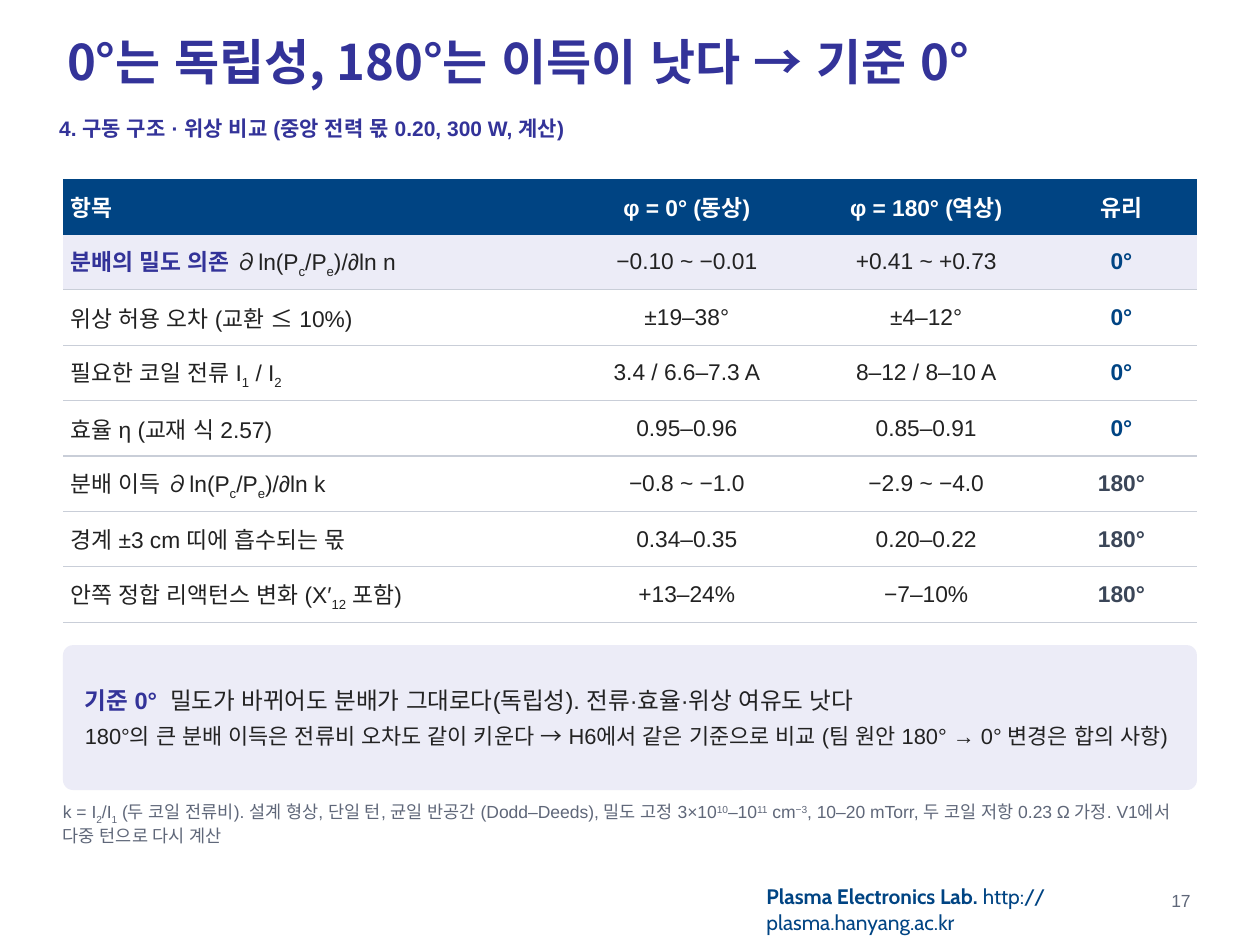
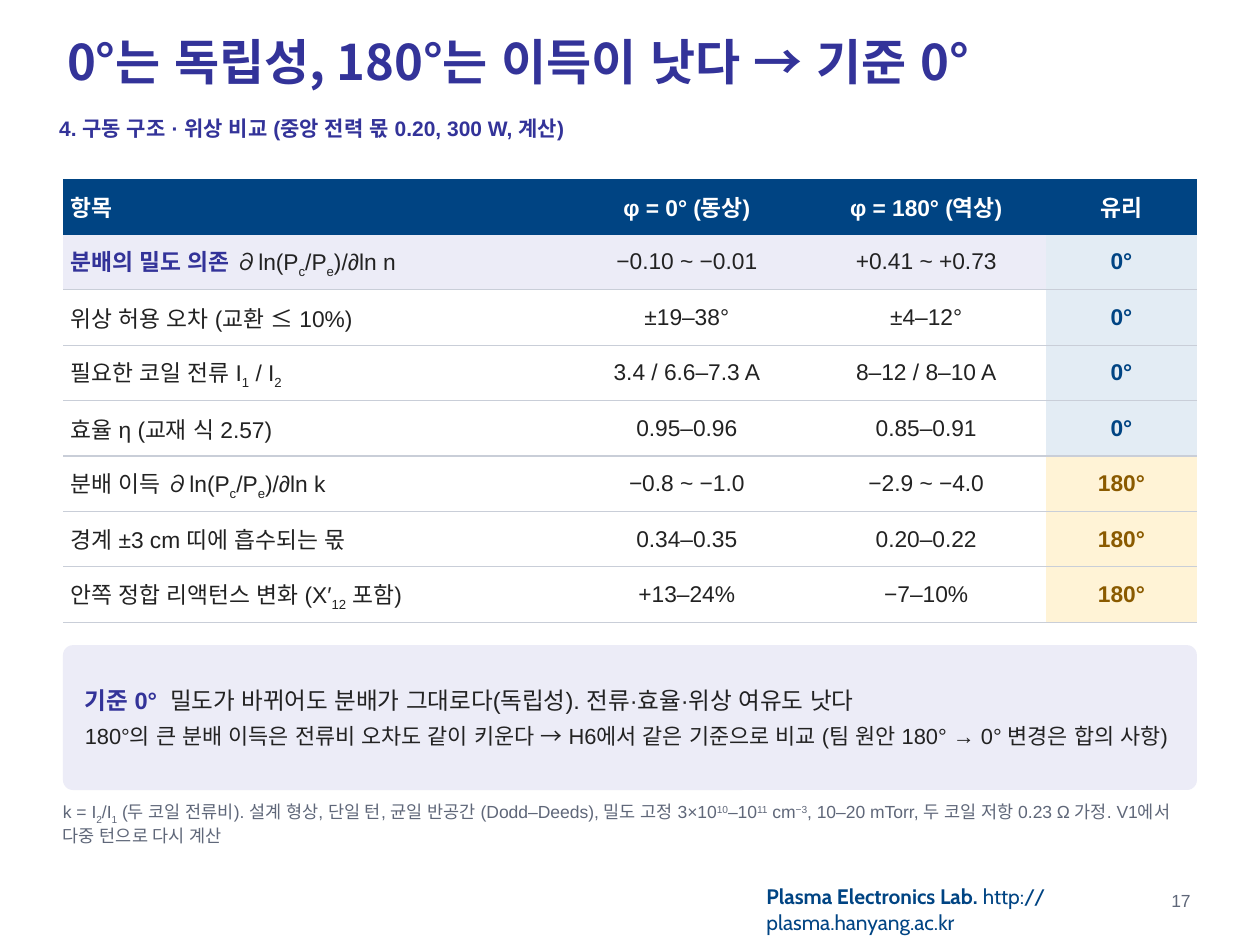
Before and after one commit to garlicjam-pyo/plasma, a slide deck: slide 17 of presentations/1차발표_최종.pptx. Drawn at 1260x945 pixels with LibreOffice and Linux fonts; fonts in the diff are those of the drawing; background and template pictures are left out. Boxes give left, top, right and bottom in pixels: in the first picture for what was removed or moved away, otherwise in the second. Text is boxed around its words. In the diff, an @@ line names an element or a change of style, - is before the commit and + after.

```diff
--- a/presentations/1차발표_최종.pptx
+++ b/presentations/1차발표_최종.pptx
@@ table at (63,179,1197,622) @@
@@ fill #ECECF7 to #E3ECF4 in row 2, column 4 @@
@@ fill none to #E3ECF4 in 3 cells @@
@@ fill none to #FFF3D6 in 3 cells @@
@@ text colour #3B4658 to #8A5A00 in "180°", "180°", "180°" @@
```
Also in this commit, not shown: 11 other slides changed, 2 other files.
